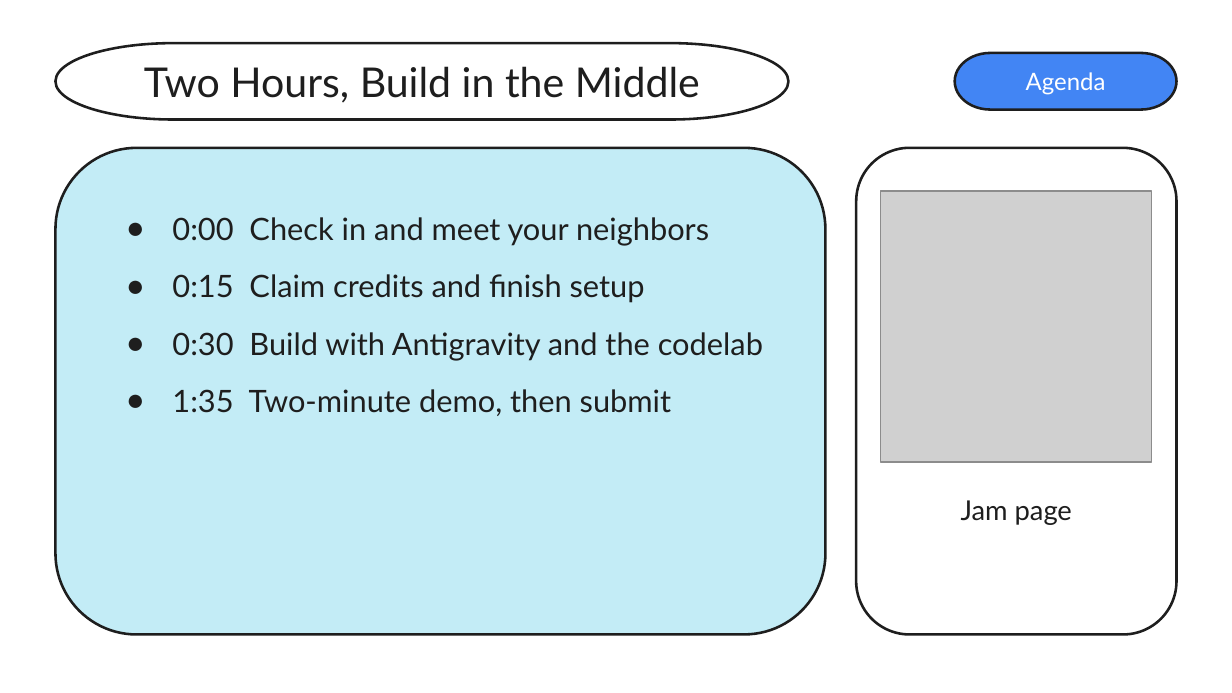
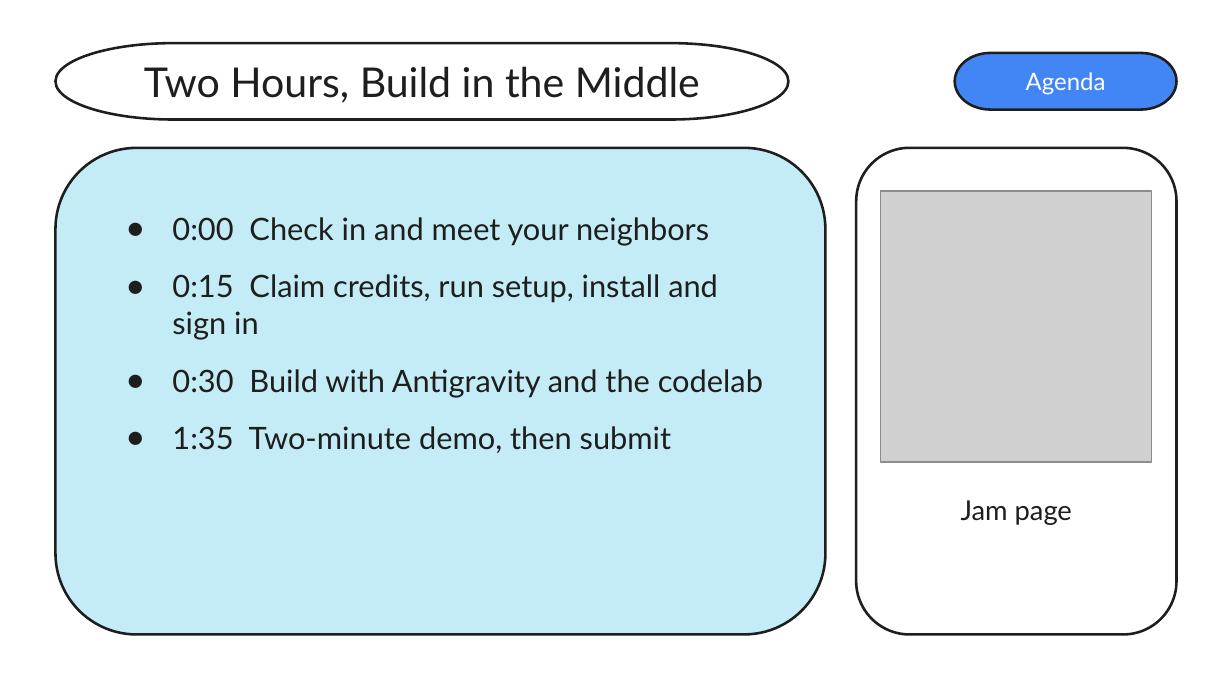
Before and after one commit to xbill9/codejam-claude, a slide deck: slide 5 of slides/code-jam.pptx (slide 4 before the commit). Drawn at 1232x693 pixels with LibreOffice and Linux fonts; fonts in the diff are those of the drawing; grey boxes stand for pictures. Boxes give left, top, right and bottom in pixels: in the first picture for what was removed or moved away, otherwise in the second. Text is boxed around its words. In the diff, an @@ line names an element or a change of style, - is before the commit and + after.

```diff
--- a/slides/code-jam.pptx
+++ b/slides/code-jam.pptx
@@ text at [172, 274, 718, 340]: text changed @@
-● 0:15 Claim credits and finish setup
+● 0:15 Claim credits, run setup, install and sign in
```
Also in this commit, not shown: 5 other slides changed, 4 slides added, 1 slide removed, 2 other files.
